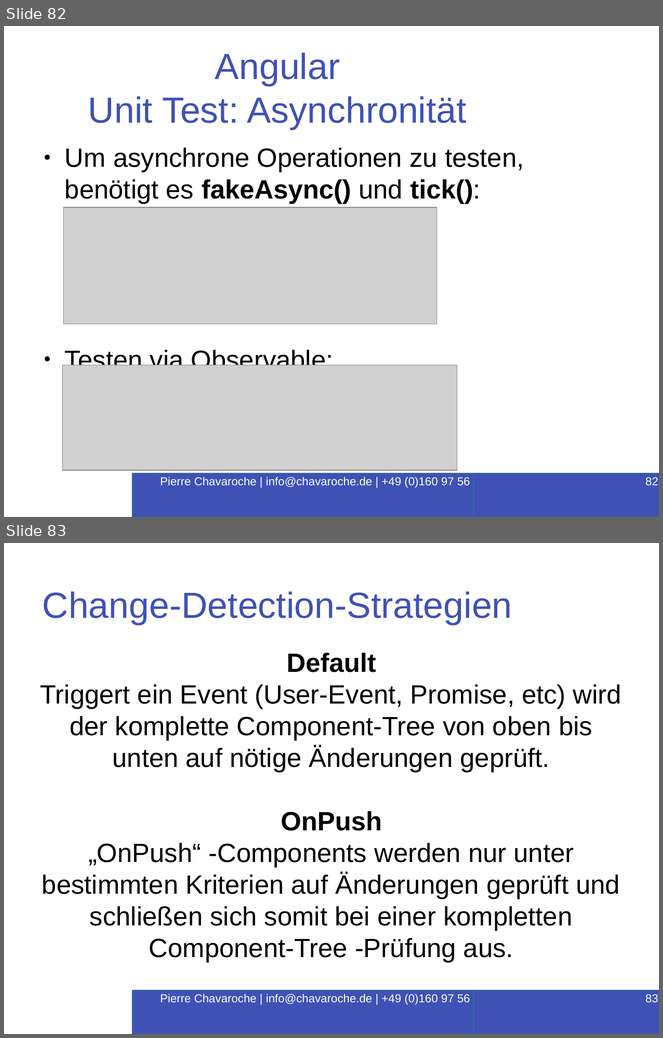
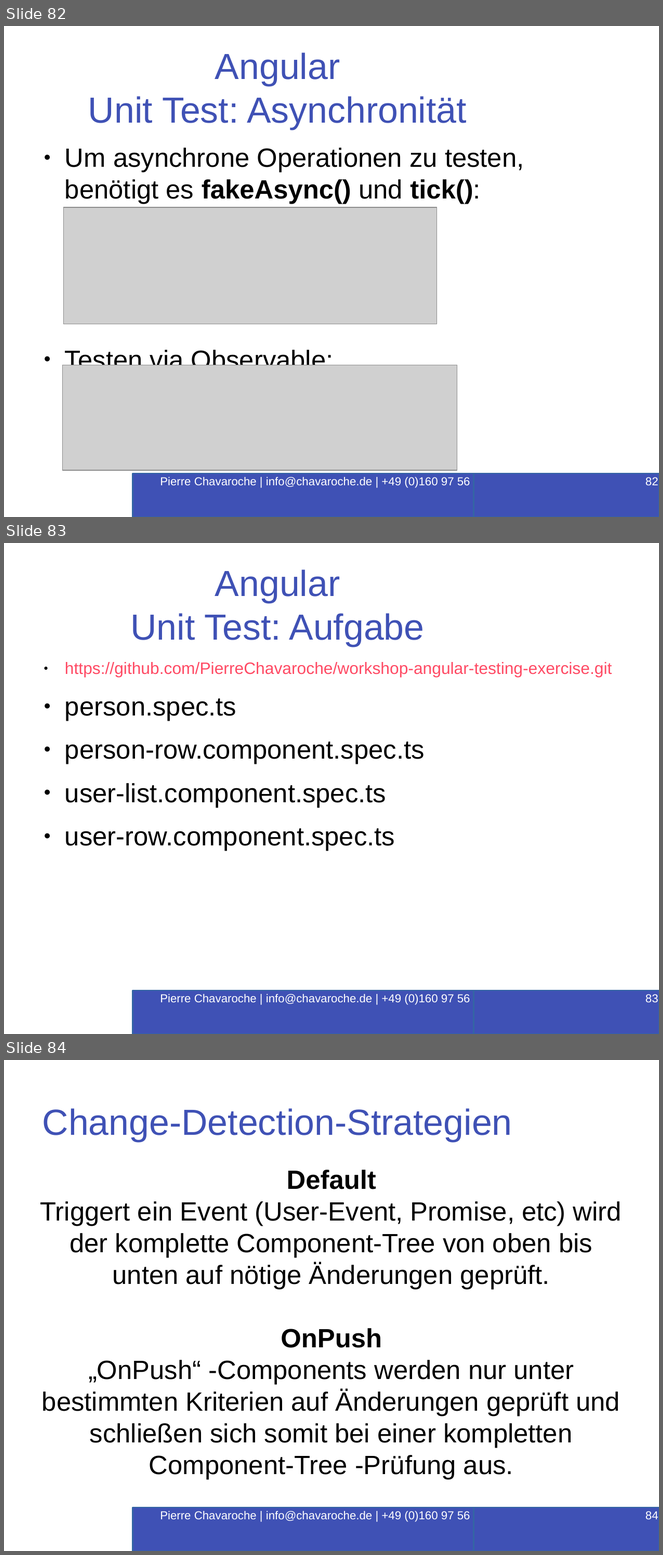
Before and after one commit to PierreChavaroche/workshop-presentation, a slide deck: Angular-RxJS.odp. Shown one above the other, each under a label of ours: slides 82 and 83 before the commit, slides 82, 83 and 84 after it. The pictures are 663x1038 and 663x1555 pixels, drawn with LibreOffice and Linux fonts; fonts in the diff are those of the drawing; grey boxes stand for pictures; background and template pictures are left out. Boxes give left, top, right and bottom in pixels: in the first picture for what was removed or moved away, otherwise in the second. Text is boxed around its words. In the diff, an @@ line names an element or a change of style, - is before the commit and + after.

Commit message:
Update

```diff
--- a/Angular-RxJS.odp
+++ b/Angular-RxJS.odp
@@ slide 83 added at (4, 543, 659, 1034), background #FFFFFF @@
@@ title added at (130, 570, 425, 646), 44 pt, text #3F51B5 @@
+Angular
+Unit Test: Aufgabe
@@ text added at (65, 662, 612, 851), 32 pt, text #000000 @@
+● https://github.com/PierreChavaroche/workshop-angular-testing-exercise.git
+● person.spec.ts
+● person-row.component.spec.ts
+● user-list.component.spec.ts
+● user-row.component.spec.ts
@@ rectangle added at (133, 991, 531, 1034), fill #3F51B5, outline #3465A4 1.5 pt, 14 pt, text #FFFFFF @@
+Pierre Chavaroche | info@chavaroche.de | +49 (0)160 97 56 16 87
@@ page number added at (474, 991, 659, 1034), fill #3F51B5, outline #3465A4 1.5 pt, 14 pt, text #FFFFFF @@
+83
@@ what was slide 83 is now slide 84 @@
@@ page number at (646, 1511, 659, 1520): text changed @@
-83
+84
```
